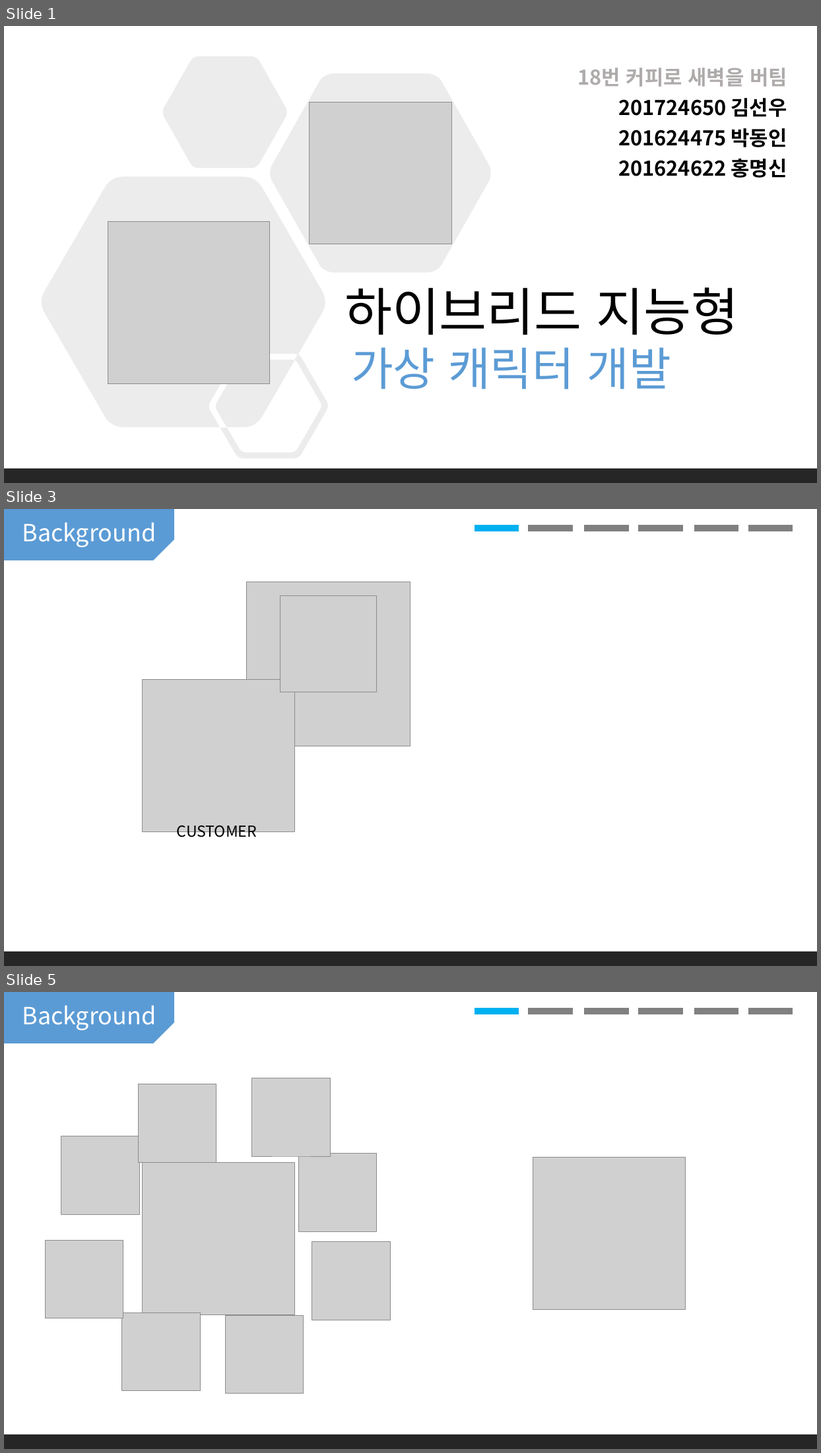
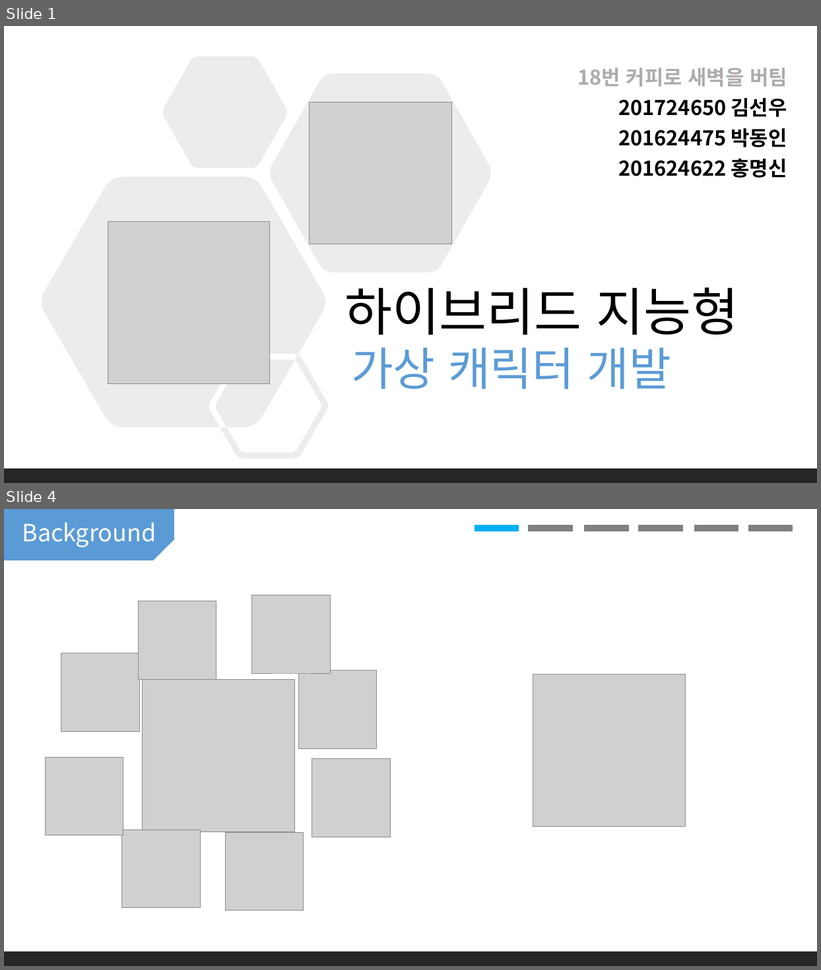
Before and after one commit to Aromdami/HybridAICharacter, a slide deck: 발표자료.pptx. Shown one above the other, each under a label of ours: slides 1, 3 and 5 before the commit, slides 1 and 4 after it; the slides between them are not shown. The pictures are 821x1453 and 821x970 pixels, drawn with LibreOffice and Linux fonts; fonts in the diff are those of the drawing; grey boxes stand for pictures; background and template pictures are left out. Boxes give left, top, right and bottom in pixels: in the first picture for what was removed or moved away, otherwise in the second. Text is boxed around its words. In the diff, an @@ line names an element or a change of style, - is before the commit and + after.

```diff
--- a/발표자료.pptx
+++ b/발표자료.pptx
@@ slide 3 removed at <box>4,509,817,966</box>, background #FFFFFF @@
@@ snip rect removed at <box>4,509,174,560</box> @@
@@ text removed at <box>22,522,156,547</box> @@
-Background
@@ line removed from (475, 528) to (519, 528) @@
@@ line removed from (529, 528) to (573, 528) @@
@@ line removed from (585, 528) to (629, 528) @@
@@ line removed from (638, 528) to (683, 528) @@
@@ line removed from (694, 528) to (739, 528) @@
@@ line removed from (748, 528) to (793, 528) @@
@@ picture removed at <box>246,582,411,747</box> @@
@@ picture removed at <box>281,595,377,692</box> @@
@@ picture removed at <box>142,679,294,832</box> @@
@@ text removed at <box>177,825,257,841</box> @@
-CUSTOMER
@@ rectangle removed at <box>4,952,817,966</box> @@
@@ what was slide 5 is now slide 4 @@
```
Also in this commit, not shown: 3 slides changed, 3 other slides removed, 4 other files.
